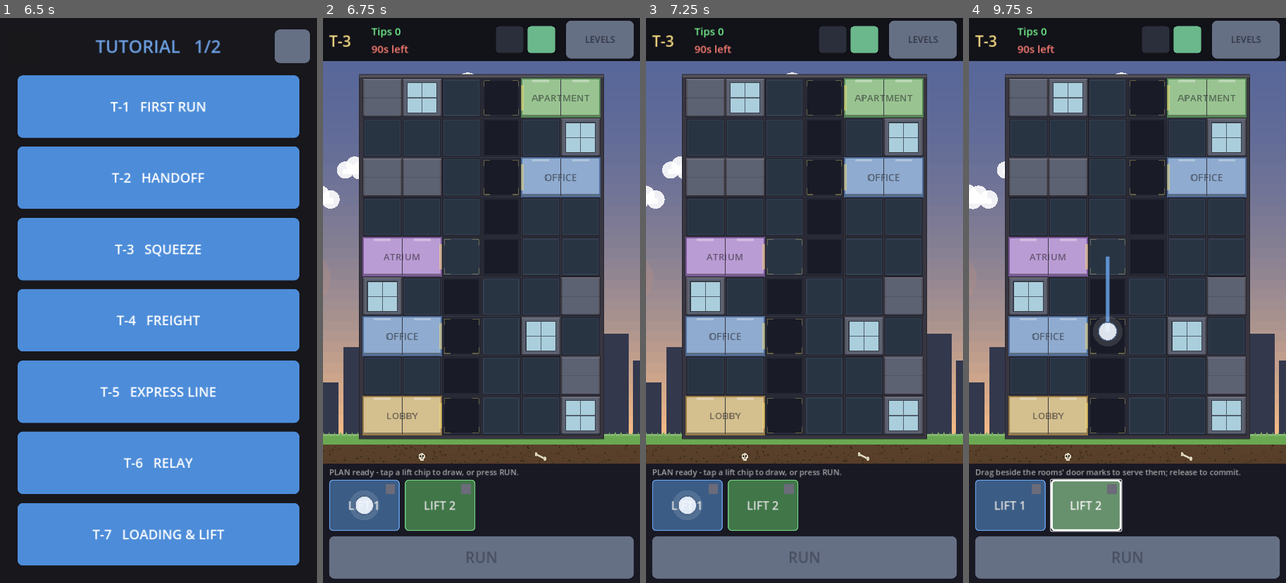
Above: before the commit, frames 1-4 (left to right).
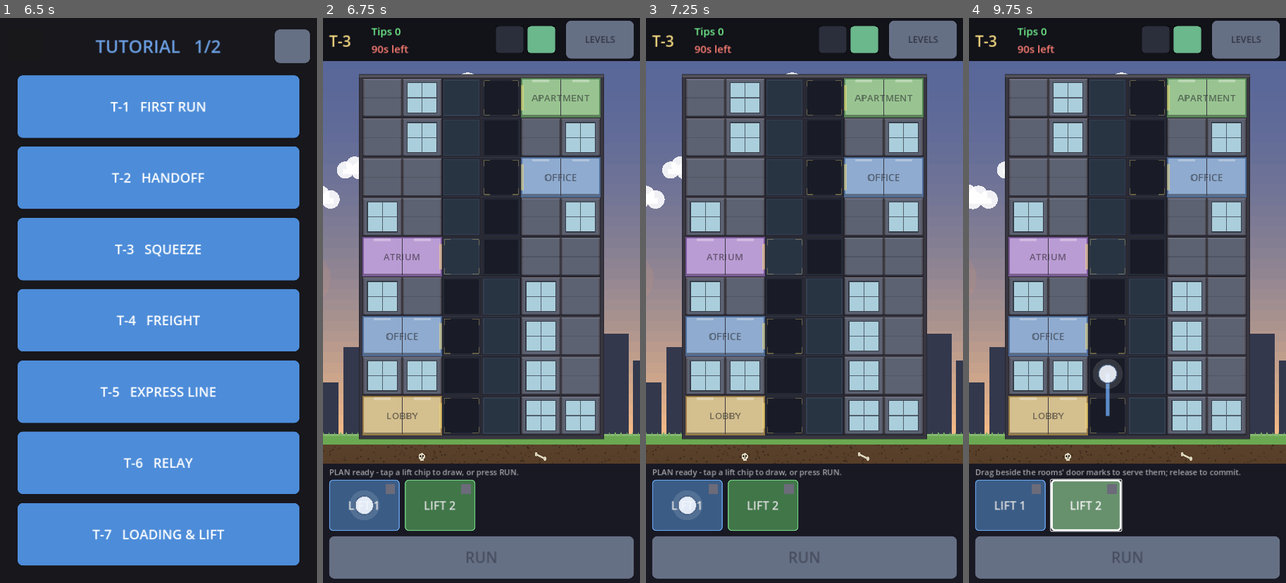
Above: after the commit, the same moments.

Repository: AlexEltonPym/elevator_game
Game: Godot game, scene res://scenes/v5_select.tscn
The game is run twice, just before and just after one commit, with the same random seed, the same clock (stepped at 60 frames per second) and the same inputs.
Inputs (mouse positions are in pixels of both pictures, inside the frame that each line leads up to):
- Up to frame 1 (6.5 s): click (291, 46) at 0.52 s; click (25, 46) at 1.27 s; click "T-1 FIRST RUN" at 2 s; click "LEVELS" at 2.75 s; click "T-2 HANDOFF" at 3.5 s; click "BLUE" at 4.25 s; click "GREEN" at 5 s; click "LEVELS" at 5.75 s
- Up to frame 2 (6.75 s): click "T-3 SQUEEZE" at 6.5 s
- Up to frame 3 (7.25 s): no input
- Up to frame 4 (9.75 s): click "LIFT 1" at 7.25 s; click "LIFT 2" at 8 s; click "LIFT 1" at 8.75 s; click "LIFT 2" at 9.5 s

Frame 1 is identical in both runs. In frame 2, 12% of the frame differs, in the area x 12-88%, y 17-74%; in frame 3, 12%; in frame 4, 13%.

Commit message:
T-3 (Squeeze): carve a clean central shaft; wall off the rest
T-3 read as a big open field with scattered windows. Now cols 2-3 are the OPEN
channel (the elevator shaft the two lifts thread + all the docks) and every other
non-room cell in cols 0/1/4/5 is a solid wall — so it reads as two stacks of rooms
flanking a central shaft. Re-solved on the tighter channel (stars [160,230,290,330]);
still 0-lost with the two lifts cooperating through the shared room. V5 SMOKE ALL
PASS, fingerprint unchanged (blocked cells don't affect it). Re-exported the web build.

Co-Authored-By: Claude Opus 4.8 <noreply@anthropic.com>

Diff:
--- a/scripts/v5/levels5.gd
+++ b/scripts/v5/levels5.gd
@@ -215,7 +215,7 @@
 	},
 	{
 		"id": "T-3", "world": "TUTORIAL", "name": "Squeeze",
-		"cols": 6, "rows": 9, "blocked": [Vector2i(0, 3), Vector2i(0, 6), Vector2i(0, 8), Vector2i(1, 6), Vector2i(1, 8), Vector2i(4, 2), Vector2i(5, 0), Vector2i(5, 1), Vector2i(5, 3), Vector2i(5, 7)],
+		"cols": 6, "rows": 9, "blocked": [Vector2i(0, 1), Vector2i(0, 3), Vector2i(0, 5), Vector2i(0, 6), Vector2i(0, 7), Vector2i(0, 8), Vector2i(1, 1), Vector2i(1, 3), Vector2i(1, 5), Vector2i(1, 6), Vector2i(1, 7), Vector2i(1, 8), Vector2i(4, 0), Vector2i(4, 1), Vector2i(4, 2), Vector2i(4, 3), Vector2i(4, 4), Vector2i(4, 5), Vector2i(4, 7), Vector2i(5, 0), Vector2i(5, 1), Vector2i(5, 2), Vector2i(5, 3), Vector2i(5, 4), Vector2i(5, 5), Vector2i(5, 7)],
 		"overlaps": [
 			{"cells": [Vector2i(2, 0), Vector2i(2, 1), Vector2i(2, 2), Vector2i(2, 3),
 					Vector2i(3, 4), Vector2i(3, 5), Vector2i(3, 6), Vector2i(3, 7),
@@ -239,9 +239,9 @@
 			{"name": "LIFT 2", "type": "standard", "color": COL_B},
 		],
 		"quota": 20, "max_lost": 8, "shift": 90.0,
-		"stars": [170, 250, 310, 340],
-		"solution": [[[2, 4], [2, 3], [2, 2], [2, 1], [2, 0]], [[3, 6], [3, 7], [3, 8], [2, 8], [2, 7], [2, 6], [2, 5], [2, 4]]],
-		"sols": [[[[2, 2], [2, 3], [2, 4], [2, 5], [2, 6], [3, 6]] …(61 unchanged characters)… [[[2, 0], [2, 1], [2, 2], [2, 3], [2, 4]], [[2, 4], [2, 5], [2, 6], [3, 6], [3, 7], [3, 8]]], [[[2, 0], [2, 1], [2, 2], [2, 3], [2, 4]], [[2, 4], [2, 5], [2, 6], [2, 7], [2, 8], [3, 8], [3, 7], [3, 6], [3, 5], [4, 5], [4, 4], [3, 4]]], [[[2, 4], [2, 3], [2, 2], [2, 1], [2, 0]], [[3, 6], [3, 7], [3, 8], [2, 8], [2, 7], [2, 6], [2, 5], [2, 4]]]],
+		"stars": [160, 230, 290, 330],
+		"solution": [[[2, 0], [2, 1], [2, 2], [2, 3], [2, 4], [2, 5], [3, 5], [3, 4], [3, 3], [3, 2], [3, 1], [3, 0]], [[3, 8], [3, 7], [3, 6], [2, 6], [2, 5], [2, 4]]],
+		"sols": [[[[2, 2], [2, 3], [2, 4], [2, 5], [2, 6], [3, 6]] …(61 unchanged characters)… [[[2, 0], [2, 1], [2, 2], [2, 3], [2, 4], [2, 5], [3, 5], [3, 4], [3, 3], [3, 2], [3, 1], [3, 0]], [[3, 8], [3, 7], [3, 6], [2, 6], [2, 5], [2, 4]]], [[[2, 0], [2, 1], [2, 2], [2, 3], [2, 4], [2, 5], [3, 5], [3, 4], [3, 3], [3, 2], [3, 1], [3, 0]], [[3, 8], [3, 7], [3, 6], [2, 6], [2, 5], [2, 4]]], [[[2, 0], [2, 1], [2, 2], [2, 3], [2, 4], [2, 5], [3, 5], [3, 4], [3, 3], [3, 2], [3, 1], [3, 0]], [[3, 8], [3, 7], [3, 6], [2, 6], [2, 5], [2, 4]]]],
 		"spawn": {"interval_start": 2.6, "interval_end": 2.2, "ramp": 50.0,
 				"burst_min": 1, "burst_max": 2, "gap": 0.9},
 		"mix": {"visitor": 1.0},
--- a/tests/v5_smoke.gd
+++ b/tests/v5_smoke.gd
@@ -40,8 +40,8 @@
 			return [_c([[5,1],[5,0]]),
 				_c([[2,1],[2,0]])]
 		"T-3":
-			return [_c([[2,4],[2,3],[2,2],[2,1],[2,0]]),
-					_c([[3,6],[3,7],[3,8],[2,8],[2,7],[2,6],[2,5],[2,4]])]
+			return [_c([[2,0],[2,1],[2,2],[2,3],[2,4],[2,5],[3,5],[3,4],[3,3],[3,2],[3,1],[3,0]]),
+					_c([[3,8],[3,7],[3,6],[2,6],[2,5],[2,4]])]
 		"T-4":
 			return [_c([[3,6],[3,5],[3,4],[3,3],[3,2],[3,1],[3,0],[2,0],[2,1],[2,2],[2,3],[2,4],[2,5],[2,6]]),
 					_c([[3,0],[3,1],[3,2],[3,3],[3,4],[3,5],[3,6],[2,6],[2,5],[2,4],[2,3],[2,2],[2,1],[2,0]])]
Not shown, changed: docs/index.html
Not shown, changed: docs/index.pck
